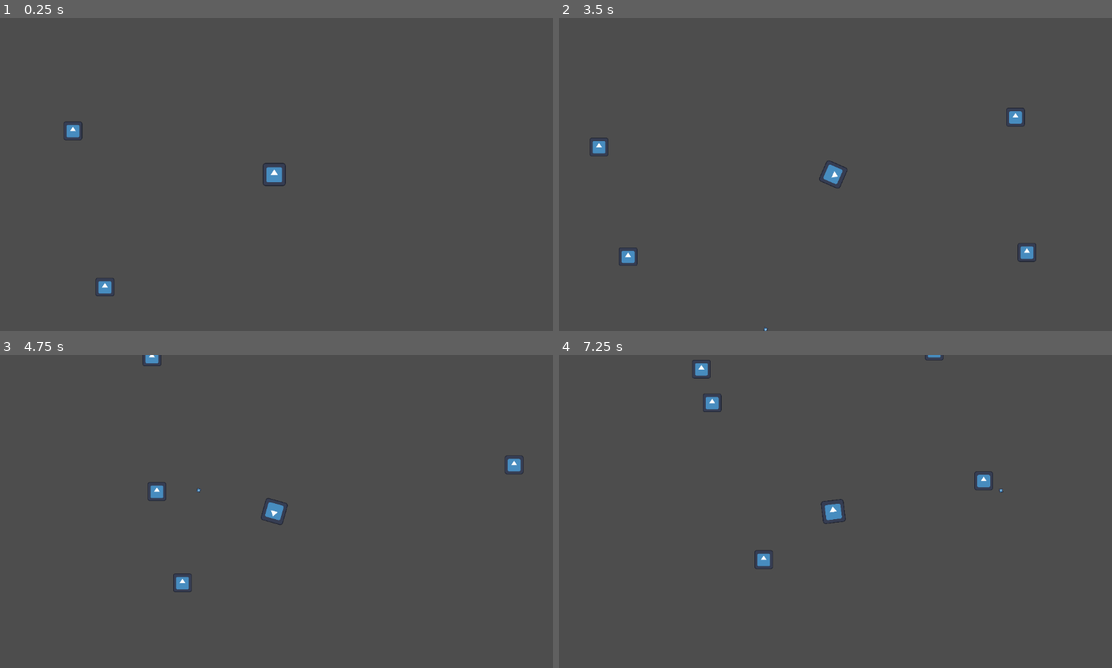
Above: before the commit, frames 1-4 (two rows, left to right).
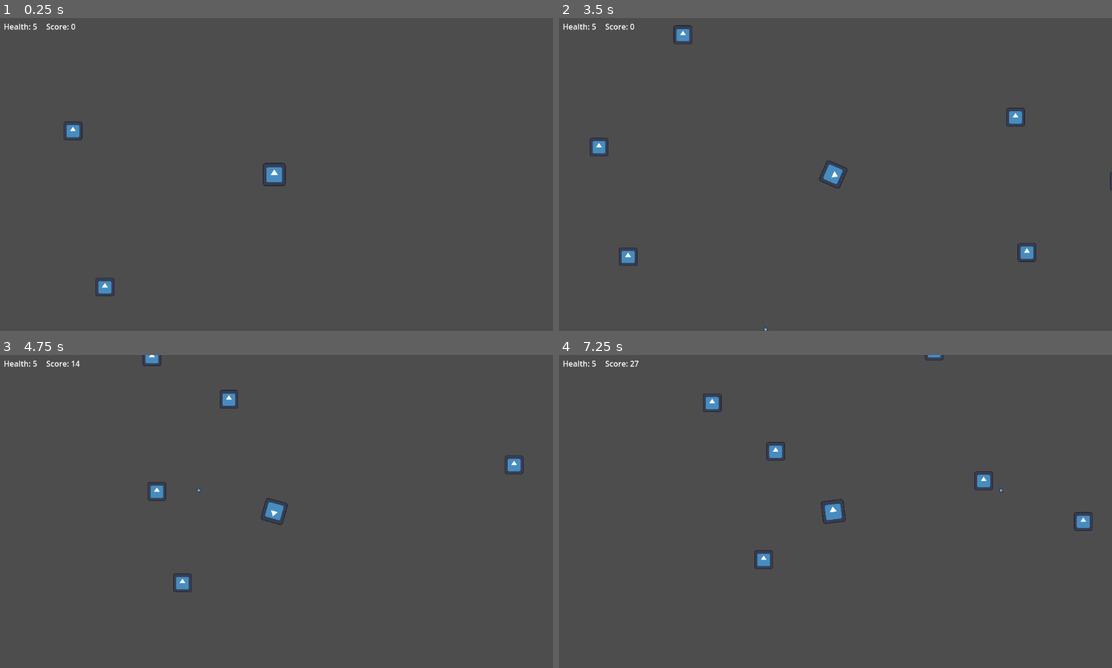
Above: after the commit, the same moments.

Repository: pengpa0012/godot-2d-survivor
Game: Godot game, scene res://scene/world.tscn
Two runs of this game, one before a commit and one after it. Both use one fixed random seed, a clock stepped at 60 frames per second and the inputs below. The engine's default icon, where the game draws it, is replaced by a stand-in: a white triangle on a blue panel in a dark square.
Inputs (mouse positions are in pixels of both pictures, inside the frame that each line leads up to):
- Up to frame 1 (0.25 s): no input
- Up to frame 2 (3.5 s): tap Enter (ui_accept) at 0.5, 0.77, 1.52, 3.02 s; move the mouse to (957, 158) at 0.52 s; hold Right (ui_right) 0.53-1.28 s; move the mouse to (724, 190) at 1.27 s; hold Down (ui_down) 1.28-2.03 s; move the mouse to (890, 105) at 2.02 s; hold Right (ui_right) 2.03-2.78 s; move the mouse to (807, 237) at 2.77 s; hold Up (ui_up) from 2.78 s (still down)
- Up to frame 3 (4.75 s): move the mouse to (442, 558) at 3.52 s; release Up (ui_up) at 3.53 s; hold Left (ui_left) from 3.53 s (still down); tap Enter (ui_accept) at 3.77, 4.52 s; move the mouse to (105, 464) at 4.27 s
- Up to frame 4 (7.25 s): move the mouse to (863, 511) at 5.02 s; release Left (ui_left) at 5.03 s; hold Down (ui_down) 5.03-5.78 s; move the mouse to (752, 433) at 5.77 s; hold Right (ui_right) 5.78-6.53 s; tap Enter (ui_accept) at 6.02, 6.77 s; move the mouse to (957, 495) at 6.52 s; hold Up (ui_up) from 6.53 s (still down)

The runs differ from the first frame. In frame 1, 0.1% of the frame differs, in the area x 0-14%, y 1-4%; in frame 2, 0.3%; in frame 3, 0.2%; in frame 4, 0.5%, in the area x 0-97%, y 1-57%.

Commit message:
added health/score UI

Diff:
--- a/scene/enemy.tscn
+++ b/scene/enemy.tscn
@@ -1,10 +1,13 @@
-[gd_scene load_steps=4 format=3 uid="uid://dxgdhq8b6ktc"]
+[gd_scene load_steps=5 format=3 uid="uid://dxgdhq8b6ktc"]
 
 [ext_resource type="Script" path="res://script/enemy.gd" id="1_ntoe2"]
 [ext_resource type="Texture2D" uid="uid://bhyxpw32i750f" path="res://icon.svg" id="1_ou4e2"]
 
 [sub_resource type="RectangleShape2D" id="RectangleShape2D_2xhui"]
 size = Vector2(39.25, 38)
+
+[sub_resource type="RectangleShape2D" id="RectangleShape2D_djo22"]
+size = Vector2(40, 40)
 
 [node name="enemy" type="CharacterBody2D"]
 script = ExtResource("1_ntoe2")
@@ -15,3 +18,9 @@
 
 [node name="CollisionShape2D" type="CollisionShape2D" parent="."]
 shape = SubResource("RectangleShape2D_2xhui")
+
+[node name="enemy" type="Area2D" parent="."]
+
+[node name="CollisionShape2D" type="CollisionShape2D" parent="enemy"]
+shape = SubResource("RectangleShape2D_djo22")
+debug_color = Color(0.9948, 0, 0.216148, 0.42)
--- a/scene/player.tscn
+++ b/scene/player.tscn
@@ -6,6 +6,9 @@
 
 [sub_resource type="RectangleShape2D" id="RectangleShape2D_d4dsk"]
 size = Vector2(42.5, 42.5)
+
+[sub_resource type="RectangleShape2D" id="RectangleShape2D_77rby"]
+size = Vector2(48, 48)
 
 [node name="player" type="CharacterBody2D"]
 script = ExtResource("1_uhno3")
@@ -19,3 +22,11 @@
 
 [node name="CollisionShape2D" type="CollisionShape2D" parent="."]
 shape = SubResource("RectangleShape2D_d4dsk")
+
+[node name="hitbox" type="Area2D" parent="."]
+
+[node name="CollisionShape2D" type="CollisionShape2D" parent="hitbox"]
+shape = SubResource("RectangleShape2D_77rby")
+debug_color = Color(0.961212, 0.198522, 0, 0.42)
+
+[connection signal="area_entered" from="hitbox" to="." method="_on_hitbox_area_entered"]
--- a/scene/world.tscn
+++ b/scene/world.tscn
@@ -12,6 +12,20 @@
 
 [node name="Camera2D" type="Camera2D" parent="player"]
 position = Vector2(1, 0)
+
+[node name="health" type="Label" parent="player/Camera2D"]
+offset_left = -561.0
+offset_top = -318.0
+offset_right = -491.0
+offset_bottom = -295.0
+text = "Health: 5"
+
+[node name="score" type="Label" parent="player/Camera2D"]
+offset_left = -473.0
+offset_top = -318.0
+offset_right = -425.0
+offset_bottom = -295.0
+text = "Score: 0"
 
 [node name="enemies" type="Node2D" parent="."]
 
--- a/script/aim.gd
+++ b/script/aim.gd
@@ -1,8 +1,10 @@
 extends Marker2D
 
 @onready var colShape = get_node("../CollisionShape2D")
+@onready var hitBoxColShape = get_node("../hitbox/CollisionShape2D")
 
 func _process(delta):
 	#look_at(get_global_mouse_position())
 	rotate(get_angle_to(get_global_mouse_position()))
 	colShape.rotation = self.rotation
+	hitBoxColShape.rotation = self.rotation
--- a/script/player.gd
+++ b/script/player.gd
@@ -3,9 +3,12 @@
 
 @export var bullet_scene: PackedScene = preload("res://scene/projectile.tscn")
 @onready var aim = get_node("aim")
+@onready var healthUI = get_node("/root/world/player/Camera2D/health")
+
+var HEALTH = 5
+var SCORE = 0
 
 func _physics_process(delta):
-
 	# PLAYER MOVEMENT
 	var directionX = Input.get_axis("ui_left", "ui_right")
 	var directionY = Input.get_axis("ui_up", "ui_down")
@@ -30,3 +33,10 @@
 	bullet.position = self.position
 	bullet.transform = aim.transform
 	add_child(bullet)
+
+func _on_hitbox_area_entered(area):
+	if area.name == "enemy":
+		HEALTH -= 1
+	healthUI.text = "Health: " + str(HEALTH)
+	if HEALTH <= 0:
+		queue_free()
--- a/script/projectile.gd
+++ b/script/projectile.gd
@@ -1,6 +1,8 @@
 extends Area2D
 
 var speed = 750
+@onready var scoreUI = get_node("/root/world/player/Camera2D/score")
+@onready var player = get_node("/root/world/player")
 
 func _process(delta):
 	position += transform.x * speed * delta
@@ -8,6 +10,8 @@
 
 func _on_body_shape_entered(body_rid, body, body_shape_index, local_shape_index):
 	if body.name != "player":
+		player.SCORE += 10 + randi_range(1, 5)
+		scoreUI.text = "Score: " + str(player.SCORE)
 		body.queue_free()
 		queue_free()
 
--- a/script/world.gd
+++ b/script/world.gd
@@ -5,8 +5,10 @@
 @onready var player = get_node("player")
 @export var enemy_scene: PackedScene = preload("res://scene/enemy.tscn")
 
+var MIN_ENEMY = 30
+
 func _on_timer_timeout():
-	if enemies.get_child_count() <= 5:
+	if enemies.get_child_count() <= MIN_ENEMY && is_instance_valid(player):
 		var enemy = enemy_scene.instantiate() as CharacterBody2D
 		enemy.position.x = player.position.x + randi_range(-1000, 1000)
 		enemy.position.y = player.position.y + randi_range(-1000, 1000)
Not shown: 1 places in scene/player.tscn that only renumber resources
